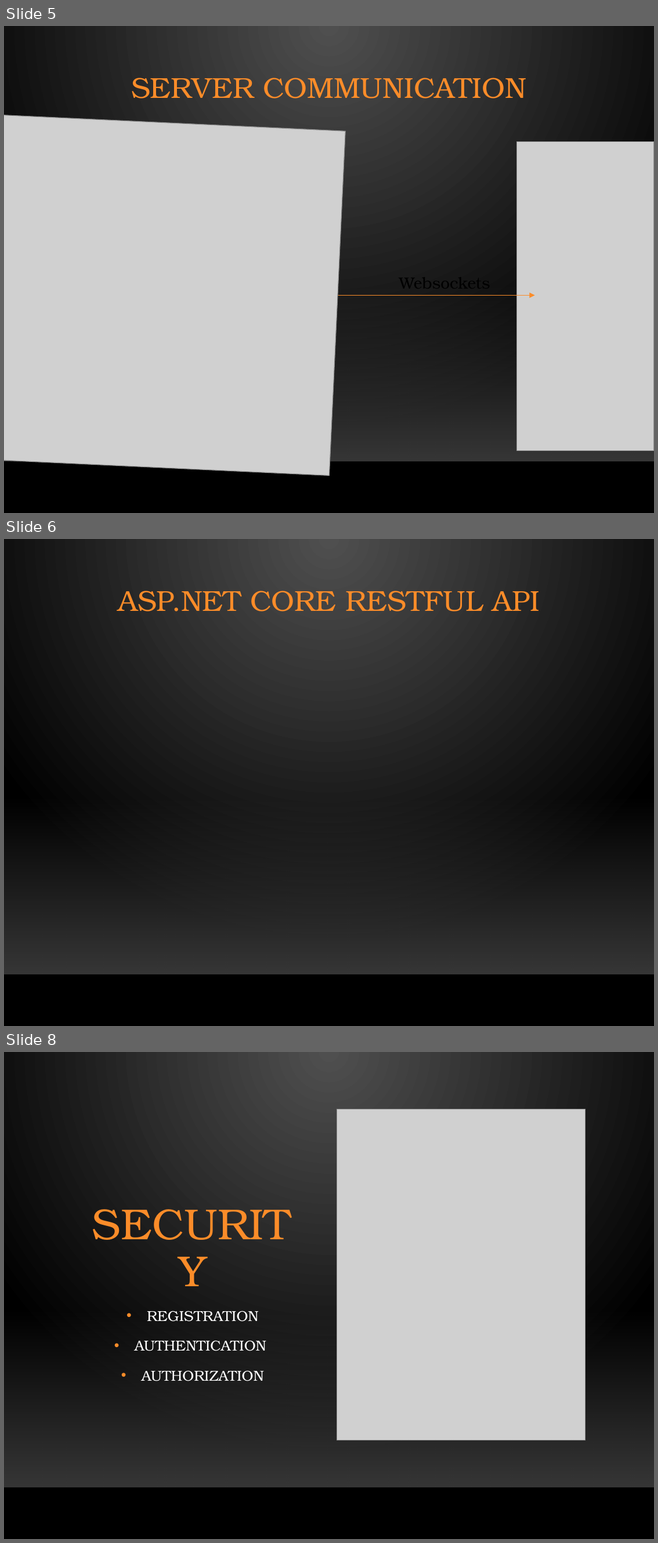
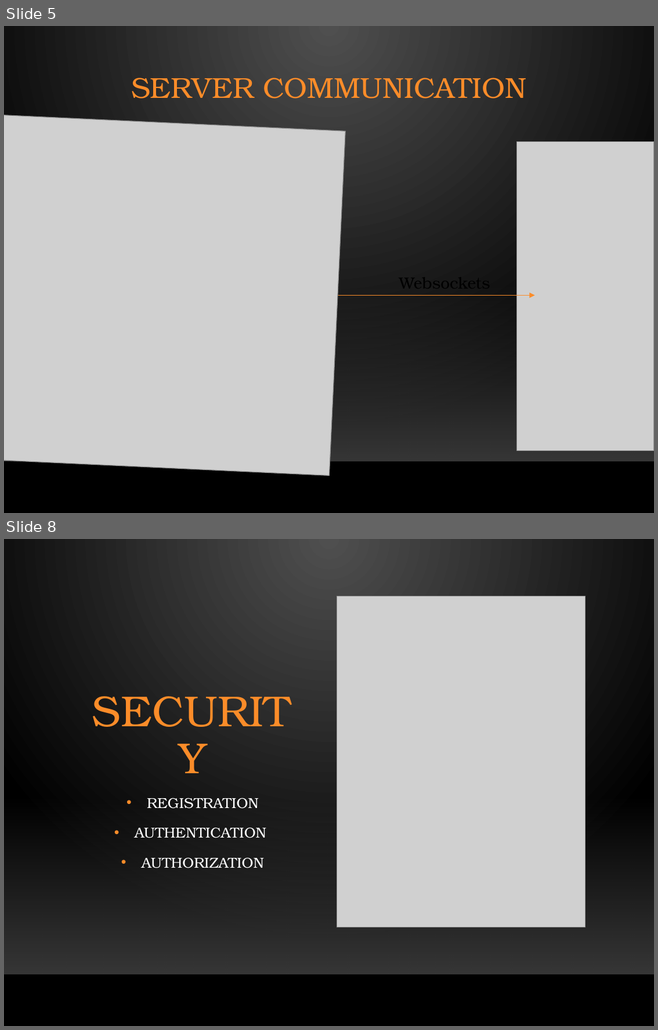
Before and after one commit to Aviel212/SmartSwitch, a slide deck: Project Submission/Presentation/Full Presentation.pptx. Shown one above the other, each under a label of ours: slides 5, 6 and 8 before the commit, slides 5 and 8 after it; the slides between them are not shown. The pictures are 658x1543 and 658x1030 pixels, drawn with LibreOffice and Linux fonts; fonts in the diff are those of the drawing; grey boxes stand for pictures; background and template pictures are left out. Boxes give left, top, right and bottom in pixels: in the first picture for what was removed or moved away, otherwise in the second. Text is boxed around its words. In the diff, an @@ line names an element or a change of style, - is before the commit and + after.

```diff
--- a/Project Submission/Presentation/Full Presentation.pptx
+++ b/Project Submission/Presentation/Full Presentation.pptx
@@ slide 6 removed at <box>4,539,654,1026</box>, background gradient #505050 to #000000; not listed: 2 template elements that a slide beside it also shows @@
@@ text removed at <box>118,591,539,611</box> @@
-ASP.NET CORE RESTFUL API
```
Also in this commit, not shown: 8 slides changed, 4 slides added, 5 other slides removed.
